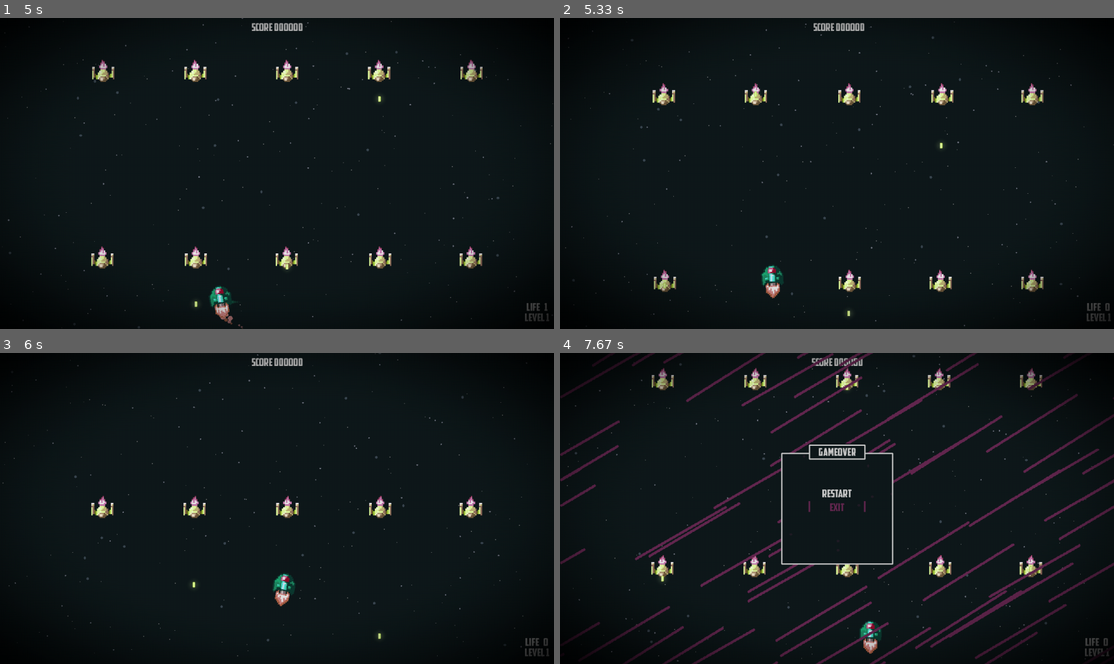
Above: before the commit, frames 1-4 (two rows, left to right).
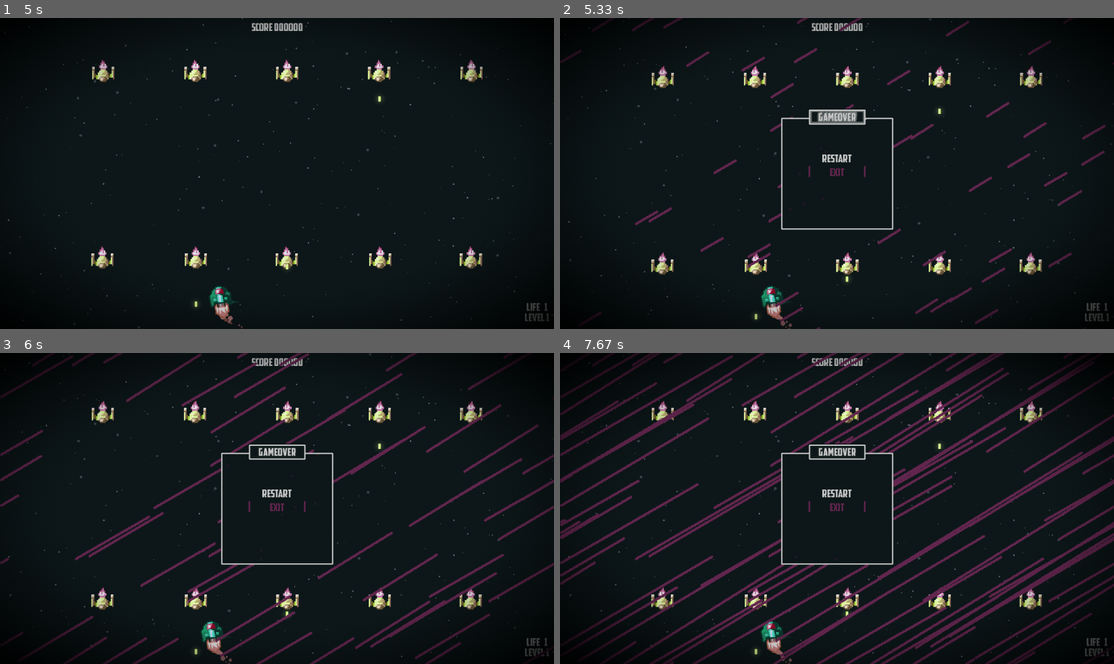
Above: after the commit, the same moments.

Repository: g-brrzzn/shootemup-Pygame
Game: pygame game, started from Game.py
Two runs of this game, one before a commit and one after it. Both use one fixed random seed, a clock stepped at 60 frames per second and the inputs below.
Inputs:
- Up to frame 1 (5 s): hold Down 0.33-0.8 s; hold Up 0.83-1.2 s; tap Enter at 1.23 s; hold Down 1.57-1.93 s; hold Left 1.97-2.43 s; hold Right 2.47-2.93 s; hold Up 2.97-3.27 s; hold Right 3.3-3.77 s; hold Left 3.8-4.33 s; hold Down 4.37-4.67 s; hold Left from 4.7 s (still down)
- Up to frame 2 (5.33 s): release Left at 5.1 s; hold Up from 5.13 s (still down)
- Up to frame 3 (6 s): release Up at 5.5 s; hold Right from 5.53 s (still down)
- Up to frame 4 (7.67 s): release Right at 6.17 s; hold Down 6.2-6.57 s; hold Left 6.6-7.07 s; hold Right 7.1-7.57 s; hold Up from 7.6 s (still down)

Frame 1 is identical in both runs. In frame 2, 6.8% of the frame differs, in the area x 0-100%, y 0-100%; in frame 3, 9.4%; in frame 4, 12%.

Commit message:
Fix: remove death fade delay
- Fixed a critical bug where the player's ship would turn invisible upon reaching 0 HP but remain active in the game loop for an extra second due to the death fade timer.
- During this delayed state, the Pygame event loop was still processing keyboard inputs and enemies were still targeting the invisible coordinates.
- Ripped out the `death_fade_timer` and `player_is_dead` flags.
- Restored instantaneous transition to the `GameOver` state immediately when life reaches 0, ensuring a snappy and proper arcade Game Over flow.

Diff:
--- a/Game.py
+++ b/Game.py
@@ -101,8 +101,6 @@
         g_engine.level = 1
         self.level_done = False
         self.boss_active = False
-        self.player_is_dead = False
-        self.death_fade_timer = 0
 
         self.formations_to_spawn = 0
         self.current_wave_delay = 0
@@ -126,7 +124,6 @@
             g_engine.level = 1
             g_engine.score = 0
             self.boss_active = False
-            self.player_is_dead = False
             g_engine.player = Player(
                 (
                     config.INTERNAL_RESOLUTION[0] / 2,
@@ -205,6 +202,15 @@
         self.explosion.update(dt)
         self.particles.update(dt)
 
+        for bullet in g_engine.enemy_bullets:
+            if not getattr(bullet, 'grazed', False):
+                dist = pygame.math.Vector2(bullet.rect.center).distance_to(g_engine.player.rect.center)
+                if dist < 45:
+                    bullet.grazed = True
+                    g_engine.score += 50
+                    spk = Spark(bullet.rect.center, random.randint(0, 360), random.randint(3, 7), (100, 200, 255), scale=1.2)
+                    g_engine.sparks.append(spk)
+
         enemy_hits = pygame.sprite.groupcollide(
             g_engine.all_enemies, g_engine.player_bullets, False, True
         )
@@ -290,17 +296,12 @@
                     self.start_next_level_waves()
 
         if g_engine.player.getLife() <= 0:
-            if not self.player_is_dead:
-                self.player_is_dead = True
-                self.death_fade_timer = 20
-                if g_engine.score > g_engine.high_score:
-                    g_engine.high_score = g_engine.score
-                    save_high_score(g_engine.high_score)
-
-            self.death_fade_timer -= dt * 0.2
-            if self.death_fade_timer <= 0:
-                self.next_state = "GameOver"
-                self.done = True
+            if g_engine.score > g_engine.high_score:
+                g_engine.high_score = g_engine.score
+                save_high_score(g_engine.high_score)
+
+            self.next_state = "GameOver"
+            self.done = True
 
     def draw(self, surf):
         vertical(surf, False, BACKGROUND_COLOR_GAME_1, BACKGROUND_COLOR_GAME_2)
@@ -308,16 +309,15 @@
         self.stars_back.draw(surf)
         self.stars_mid.draw(surf)
 
-        if not self.player_is_dead:
-            player_glow = g_engine.assets.get_image("glow_player")
-            surf.blit(
-                player_glow,
-                player_glow.get_rect(center=g_engine.player.rect.center),
-                special_flags=pygame.BLEND_ADD,
-            )
-
-            g_engine.player.draw_particles(surf)
-            g_engine.player.draw_muzzle_flash(surf)
+        player_glow = g_engine.assets.get_image("glow_player")
+        surf.blit(
+            player_glow,
+            player_glow.get_rect(center=g_engine.player.rect.center),
+            special_flags=pygame.BLEND_ADD,
+        )
+
+        g_engine.player.draw_particles(surf)
+        g_engine.player.draw_muzzle_flash(surf)
 
         for bullet in g_engine.player_bullets:
             glow_rect = bullet.glow_image.get_rect(center=bullet.rect.center)
